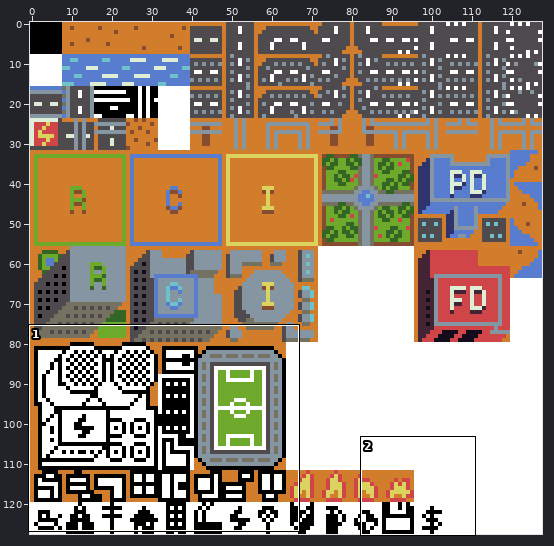
Sprite sheet -- Images/tiles-colour.png. Above, an overview of the earlier version with the close-up marked.
Close-up. The starting point:
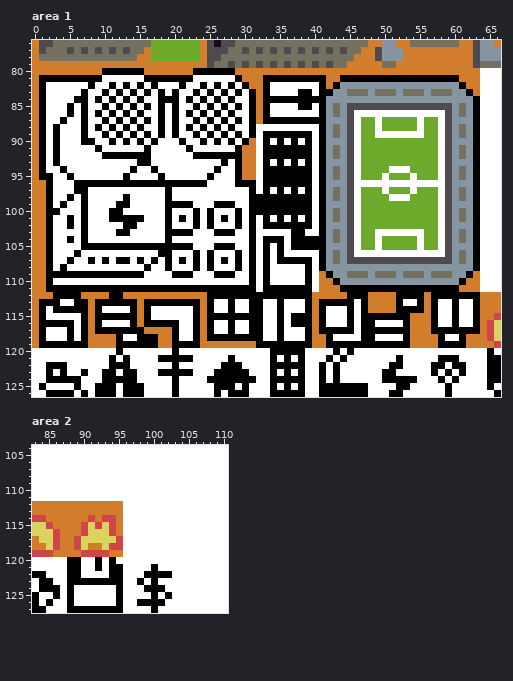
The file is 128x128 pixels. Shown: area 1: x 0..66, y 76..126; area 2: x 83..110, y 104..127.
The same view after the edit:
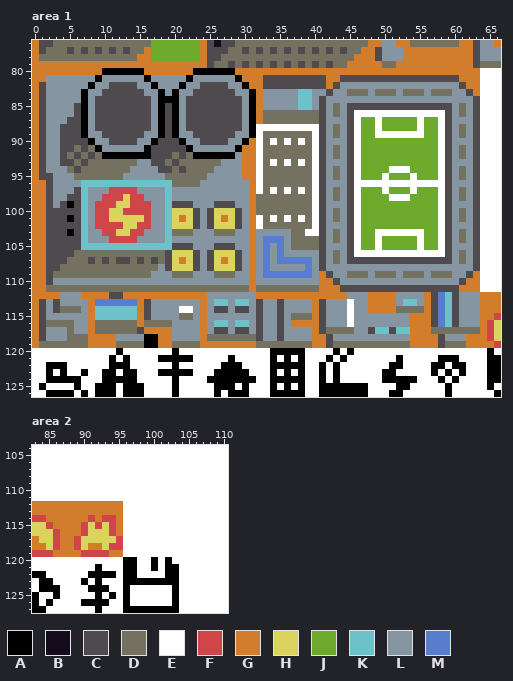
Palette (. is transparent): A #000000  B #140c1c  C #4e4a4e  D #757161  E #ffffff  F #d04648  G #d27d2c  H #dad45e  J #6daa2c  K #6dc2ca  L #8595a1  M #597dce
Edits made:
Area 1:
y 81: x 1..8 AAAAAAAA -> GLLLLLLL; x 10..15 EEEEEE -> LLLLLL; x 17..21 AAAAA -> LLLLL; x 23..28 EEEEEE -> LLLLLL; x 33..41 AAAAAAAAA -> CCCCCCCCC; x 44..60 AAAAAAAAAAAAAAAAA -> CCCCCCCCCCCCCCCCC
y 82: x 1..7 AEEEEEE -> CLLLLLL; x 9..16 EEAEAEAE -> LLCCCCLL; x 18..20 EEE -> LLL; x 22..29 EEAEAEAE -> LLCCCCLL; x 33..41 AEEEEEEEA -> CCCCCCCCC; x 43 A -> C; x 61 A -> C
y 83: x 1..6 AEEEEE -> CLLLLL; x 8..17 EEAEAEAEAE -> LLCCCCCCLL; x 19 E -> L; x 21..30 EEAEAEAEAE -> LLCCCCCCLL; x 33..42 AEEEEAAEAA -> LLLLLKKLLC; x 62 A -> C
y 84: x 1..6 AEEEEA -> CLLLLL; x 8..17 EAEAEAEAEE -> LCCCCCCCCL; x 21..30 EAEAEAEAEE -> LCCCCCCCCL; x 33..41 AAAAAAAAA -> LLLLLKKLC; x 63 A -> C
y 85: x 1..6 AEEEAE -> CLLLLC; x 8..17 EEAEAEAEAE -> LCCCCCCCCL; x 19 E -> C; x 21..30 EEAEAEAEAE -> LCCCCCCCCL; x 33..41 AEEEEAAEA -> LLLLLKKLC; x 63 A -> C
y 86: x 1..6 AEEEAE -> CLLLLC; x 8..17 EAEAEAEAEE -> LCCCCCCCCL; x 19 E -> C; x 21..30 EAEAEAEAEE -> LCCCCCCCCL; x 33..41 AEEEEEEEA -> DDDDDDDDC; x 63 A -> C
y 87: x 1..6 AEEAEE -> CLLLCC; x 8..17 EEAEAEAEAE -> LCCCCCCCCL; x 19 E -> C; x 21..30 EEAEAEAEAE -> LCCCCCCCCL; x 33..41 AAAAAAAAA -> DDDDDDDDC; x 63 A -> C
y 88: x 1..6 AEAEEE -> CLLCCC; x 8..17 EAEAEAEAEE -> LCCCCCCCCL; x 19 E -> C; x 21..30 EAEAEAEAEE -> LCCCCCCCCL; x 41 A -> C; x 63 A -> C
y 89: x 1..6 AEAEEE -> CLLCCC; x 8..17 EEAEAEAEAE -> LLCCCCCCLL; x 19 E -> C; x 21..30 EEAEAEAEAE -> LLCCCCCCLL; x 33..39 AAAAAAA -> DDDDDDD; x 41 A -> C; x 63 A -> C
y 90: x 1..7 AEAEEEA -> CLLCCCC; x 9..16 EEAEAEAE -> LLCCCCLL; x 18..20 EEE -> CCC; x 22..29 EEAEAEAE -> LLCCCCLL; x 33 A -> D; x 35 A -> D; x 37 A -> D; x 39 A -> D; x 41 A -> C; x 63 A -> C
y 91: x 1..8 AEAEEEEE -> CLLCCDCD; x 10..15 EEEEEE -> LLLLLL; x 17..21 EEEEE -> CCCCC; x 23..28 EEEEEE -> LLLLLL; x 33..39 AAAAAAA -> DDDDDDD; x 41 A -> C; x 63 A -> C
y 92: x 1..9 AEAEEEEEE -> CLLCDCDCD; x 17..22 EEEEEE -> CCCDCD; x 29 A -> L; x 33..39 AAAAAAA -> DDDDDDD; x 41 A -> C; x 63 A -> C
y 93: x 1..29 AEAEEEEEEEEEEEAAEEEEEEEEEEAEA -> CLLCCDCDDDDDDDLLCCDCDDDDDDLLL; x 33 A -> D; x 35 A -> D; x 37 A -> D; x 39 A -> D; x 41 A -> C; x 63 A -> C
y 94: x 1..29 AEEAEEEEEEEEEAEEAEEEEEEEEAEEA -> CLLLDCDDDDDDDLLLLCCDCDDDDLLLL; x 33..39 AAAAAAA -> DDDDDDD; x 41 A -> C; x 63 A -> C
y 95: x 1..29 AAEEAEEEEEEEAEEEEAEEEEEEAEEEA -> CCLLLDDDDDDDLLLLLLDDDDDDLLLLL; x 33..39 AAAAAAA -> DDDDDDD; x 41 A -> C; x 63 A -> C
y 96: x 2..31 AEEEAAAAAAAAAAAAAAAAAAAEEEEAAA -> CLLLLKKKKKKKKKKKKKDDDDLLLLLLLG; x 33..39 AAAAAAA -> DDDDDDD; x 41 A -> C; x 63 A -> C
y 97: x 2..31 AEEEAAEEEEEEEEEEEAEEEEEEEEEEEA -> CLLLCKLLLFFFFLLLLKLLLLLLLLLLLG; x 33 A -> D; x 35 A -> D; x 37 A -> D; x 39 A -> D; x 41 A -> C; x 63 A -> C
y 98: x 2..39 AEEAEAEEEEEAEEEEEAEEEEEEEEEEEAAAAAAAAA -> CLLCCKLLFFFHFFLLLKLLLLLLLLLLLGDDDDDDDD; x 41 A -> C; x 63 A -> C
y 99: x 2..39 AEAEEAEEEEAAEEEEEAAAAEEEAAAEEAAAAAAAAA -> CLCACKLFFFHHFFFLLKCCCLLLCCCLLGDDDDDDDD; x 41 A -> C; x 63 A -> C
y 100: x 2..39 AAEEEAEEEAAEEEEEEAEEEAEAEEEAEAAAAAAAAA -> CCCCCKLFFHHFFFFLLKHHHCLCHHHCLGDDDDDDDD; x 41 A -> C; x 63 A -> C
y 101: x 2..4 AEE -> CCC; x 6..31 EAEEEAAAAAEEEAEAEAEAEAEAEA -> CKLFFHHHHHFLLKHGHCLCHGHCLG; x 33 A -> D; x 35 A -> D; x 37 A -> D; x 39 A -> D; x 41 A -> C; x 63 A -> C
y 102: x 2..31 AEEAEAEEEEEAAEEEEAEEEAEAEEEAEA -> CCCCCKLFFFFHHFFLLKHHHCLCHHHCLG; x 33..39 AAAAAAA -> DDDDDDD; x 41 A -> C; x 63 A -> C
y 103: x 2..38 AEEEEAEEEEAAEEEEEAAAAEEEAAAEEAEEEEEAA -> CCCACKLLFFHHFFLLLKDDDLLLDDDLLGLLLLLDD; x 41 A -> C; x 63 A -> C
y 104: x 2..41 AEEAEAEEEEEEEEEEEAEEEEEEEEEEEAEAAAEAAAAA -> CCCCCKLLLFFFFLLLLKLLLLLLLLLLLGLMMMLDDDDC; x 63 A -> C
y 105: x 2..41 AEEEEAAAAAAAAAAAAAAAAEEEAAAEEAEAEAEAAAAA -> CCCCCKKKKKKKKKKKKKCCCLLLCCCLLGLMLMLDDDDC; x 63 A -> C
y 106: x 2..41 AEEEAEEEEEEEEEEEAAEEEAEAEEEAEAEAEAEEEEEA -> CCCCDDDDDDDDDDDDDCHHHCLCHHHCLGLMLMLLLLLC; x 63 A -> C
y 107: x 2..41 AEEAEEAEAEAAEAEAEAEAEAEAEAEAEAEAEAAAAAEA -> CCCDDDCDCDCCDCDCDCHGHCLCHGHCLGLMLMMMMMLC; x 63 A -> C
y 108: x 2..41 AEAEEEEEEEEEEEAEEAEEEAEAEEEAEAEAEEEEEAEA -> CCDDDDDDDDDDDDDDLCHHHCLCHHHCLGLMLLLLLMLC; x 63 A -> C
y 109: x 2..40 AAAAAAAAAAAAAAEEEEAAAEEEAAAEEAEAEEEEEAE -> CDDDDDDDDDDDDDDLLLDDDLLLDDDLLGLMMMMMMML; x 42 A -> C; x 62 A -> C
y 110: x 2..40 AEEEEEEEEEEEEEEEEEEEEEEEEEEEEAEAEEEEEAE -> CLLLLLLLLLLLLLLLLLLLLLLLLLLLLGLLLLLLLLL; x 43 A -> C; x 61 A -> C
y 111: x 2..40 AAAAAAAAAAAAAAAAAAAAAAAAAAAAAAEAAAAAAAE -> DDDDDDDDDDDDDDDDDDDDDDDDDDDDDGDDDDDDDDD; x 44..60 AAAAAAAAAAAAAAAAA -> CCCCCCCCCCCCCCCCC
y 112: x 3..6 AAAA -> GLLL; x 11..12 AA -> CC; x 25..39 AAAAAAAAAAAAAAA -> LLLLLLLGGGGGGGG; x 45..47 AAA -> LLL; x 52..55 AAAA -> LLLL; x 57..63 AAAAAAA -> CMKCLLL
y 113: x 1..7 AAAEEAA -> CLCLLLL; x 9..14 AAAAAA -> MMMMMM; x 16..23 AAAAAAAA -> CLLLLLLL; x 25..39 AEEAEEAAEEAEEEA -> LKKLKKLCLLCLLLL; x 41..47 AAAAAEA -> CLLLELL; x 52..55 AEEA -> LKKL; x 57..63 AEEAEEA -> CMKCLLL
y 114: x 1..7 AEAAAAA -> CLCDDDL; x 9..14 AEEEEA -> KKKKKK; x 16..20 AEEEE -> CLLLL; x 23 A -> L; x 25..39 AEEAEEAAEEAEEEA -> LCCLCCLCLLCLLLL; x 41..47 AEEEAEA -> CLLLELL; x 52..55 AAAA -> DDDD; x 57..63 AEEAEEA -> CMKCLLL
y 115: x 1..7 AEEEEEA -> CLLLLLL; x 9..14 AAAAAA -> KKKKKK; x 16..23 AEEEEEEA -> CLLLLDDL; x 25..39 AAAAAAAAEEAEAAA -> LLLLLLLCLLCLDDD; x 41..53 AEEEAEAAAAAAA -> CLLLELLLLLLLL; x 57..63 AEEAEEA -> CMKCLLL
y 116: x 1..7 AAAAAEA -> CDDDDLL; x 9..14 AEEEEA -> DDDDDD; x 16..23 AAAAAEEA -> DDDDLLLL; x 25..39 AEEAEEAAEEAEAAA -> LKKLKKLCLLCLGGG; x 41..53 AEEEAEAAEEEEA -> CLLLELLLLLLLL; x 57..63 AEEAEEA -> CMKCLLL
y 117: x 1..7 AEEEAEA -> CLLLDLL; x 9..15 AAAAAAA -> DDDDDDC; x 20..23 AEEA -> LLLL; x 25..39 AEEAEEAAEEAEEEA -> LCCLCCLCLLCLLLL; x 41..53 AAAAAEAAAAAAA -> CDDDDLLCKKCKK; x 57..63 AAAAAAA -> DDDDDDD
y 118: x 1..7 AEEEAEA -> CLLLDDD; x 12..15 AEEA -> LLLL; x 20..23 AEEA -> LLLL; x 25..39 AAAAAAAAEEAEEEA -> DDDDDDDCLLCLLLL; x 42..53 AEEEEAAEEEEA -> CLLLLLLLLLLL; x 58..61 AEEA -> CLLL
y 119: x 1..7 AAAAAAA -> DDDDDDD; x 12..15 AAAA -> DDDD; x 20..23 AAAA -> DDDD; x 32..39 AAAAAAAA -> DDDDDDDD; x 42..53 AAAAAAAAAAAA -> CDDDDDDDDDDD; x 58..61 AAAA -> CDDD
Area 2:
y 120: x 88..89 AA -> EE; x 92 A -> E; x 94 A -> E; x 96..97 EE -> AA; x 100 E -> A; x 102 E -> A
y 121: x 88..89 AA -> EE; x 94..97 AAEE -> EEAA; x 102..103 EE -> AA
y 122: x 88..89 AA -> EE; x 91..93 EEE -> AAA; x 95..97 AEE -> EAA; x 99..101 AAA -> EEE; x 103 E -> A
y 123: x 88..89 AA -> EE; x 91 A -> E; x 93..97 AAAEE -> EEEAA; x 99 E -> A; x 101..103 EEE -> AAA
y 124: x 88 A -> E; x 91..93 EEE -> AAA; x 95..96 AE -> EA; x 99..101 AAA -> EEE; x 103 E -> A
y 125: x 88 A -> E; x 92 E -> A; x 94..96 EAE -> AEA; x 100 A -> E; x 102..103 AE -> EA
y 126: x 88 A -> E; x 90..93 EEEE -> AAAA; x 95..96 AE -> EA; x 98..101 AAAA -> EEEE; x 103 E -> A
y 127: x 88..91 AAAA -> EEEE; x 93..99 AAAEEEE -> EEEAAAA; x 101..103 EEE -> AAA
Where, in picture pixels (left, top, right, bottom), the same in both close-ups:
changed: (39, 75, 480, 348)
changed: (67, 557, 179, 613)
